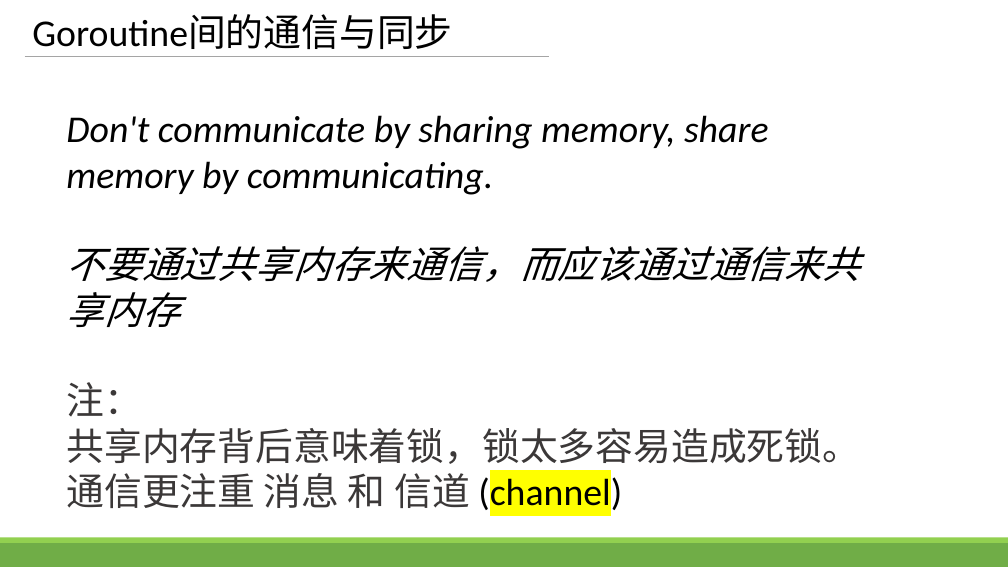
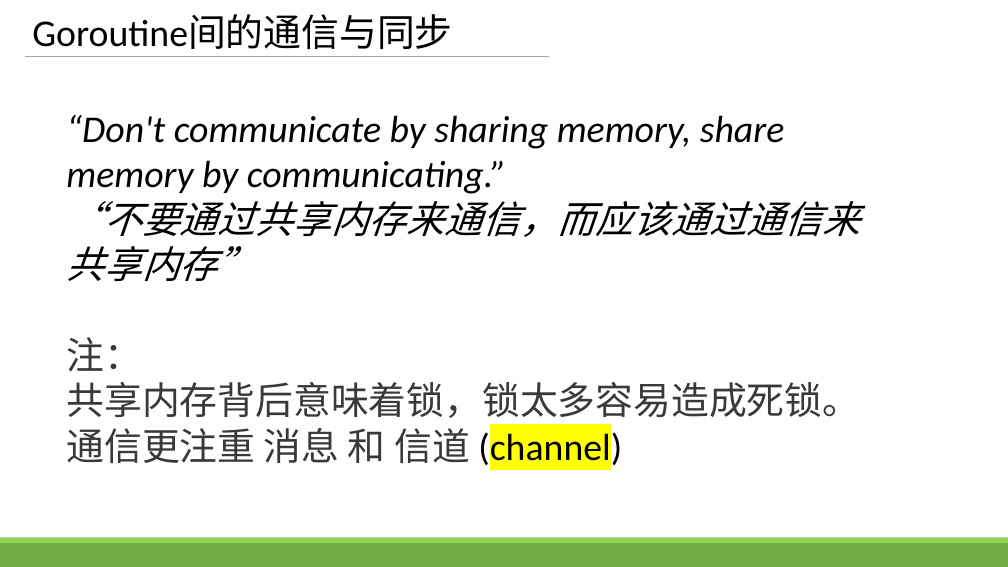
Before and after one commit to zhengbr2/sharing, a slide deck: slide 6 of GolangConcurency.pptx. Drawn at 1008x567 pixels with LibreOffice and Linux fonts; fonts in the diff are those of the drawing. Boxes give left, top, right and bottom in pixels: in the first picture for what was removed or moved away, otherwise in the second. Text is boxed around its words. In the diff, an @@ line names an element or a change of style, - is before the commit and + after.

```diff
--- a/GolangConcurency.pptx
+++ b/GolangConcurency.pptx
@@ text at [66, 115, 860, 281]: text changed @@
-Don't communicate by sharing memory, share memory by communicating.
-不要通过共享内存来通信，而应该通过通信来共享内存
+“Don't communicate by sharing memory, share memory by communicating.”
+“不要通过共享内存来通信，而应该通过通信来共享内存”
```
Also in this commit, not shown: 5 other slides changed, 6 slides added, 1 slide removed, 6 other files.
